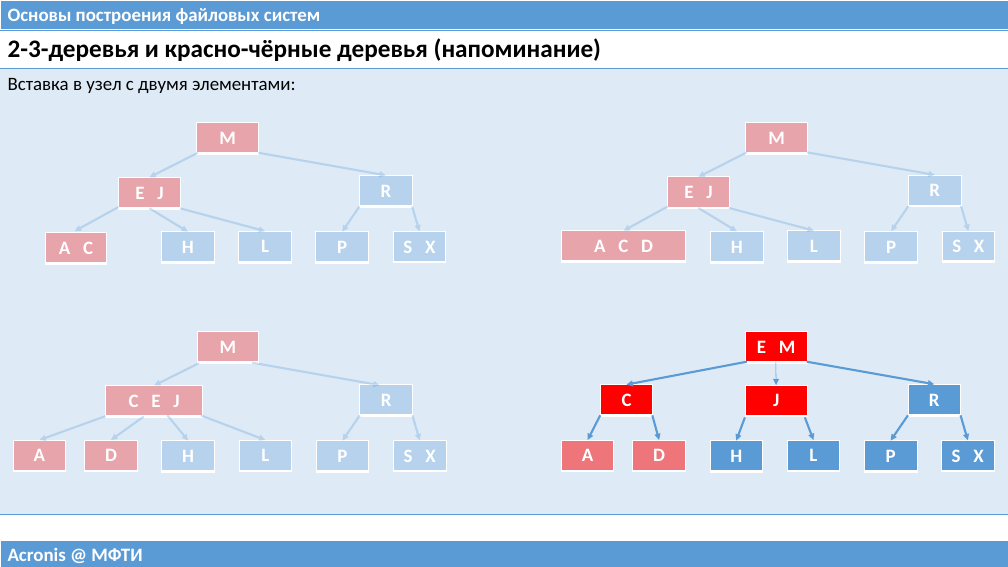
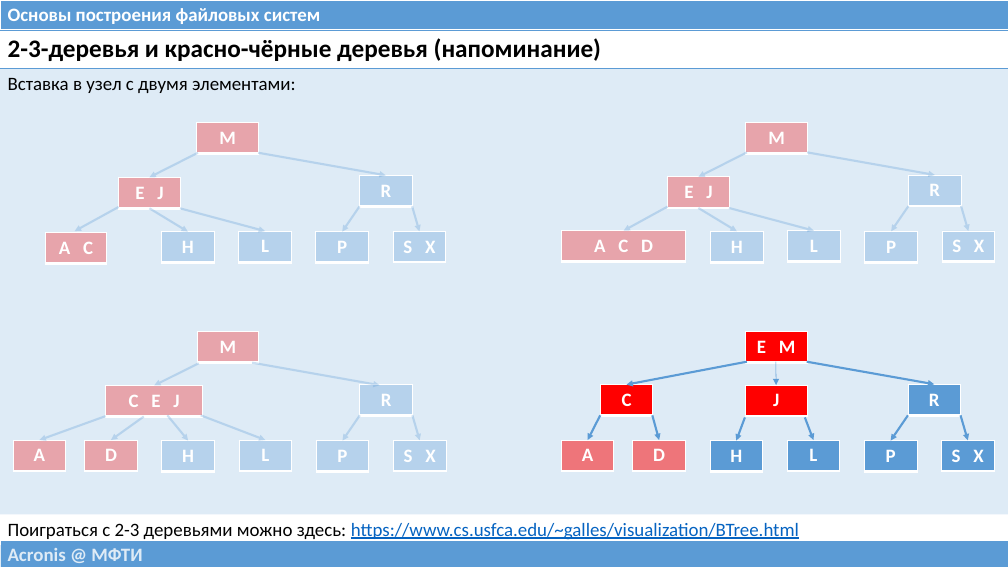
Before and after one commit to 75cc8545e7b021ed280ed0ef99fc7fc4/filesystems-101, a slide deck: slide 10 of talks/src/class05.pptx. Drawn at 1008x567 pixels with LibreOffice and Linux fonts; fonts in the diff are those of the drawing. Boxes give left, top, right and bottom in pixels: in the first picture for what was removed or moved away, otherwise in the second. Text is boxed around its words. In the diff, an @@ line names an element or a change of style, - is before the commit and + after.

```diff
--- a/talks/src/class05.pptx
+++ b/talks/src/class05.pptx
@@ table at <box>0,30,1008,567</box> @@
+row 3: Поиграться с 2-3 деревьями можно здесь: https://www.cs.usfca.edu/~galles/visualization/BTree.html
+row 4: 
```
Also in this commit, not shown: 2 other slides changed, 1 slide added, 1 slide removed, 7 other files.
